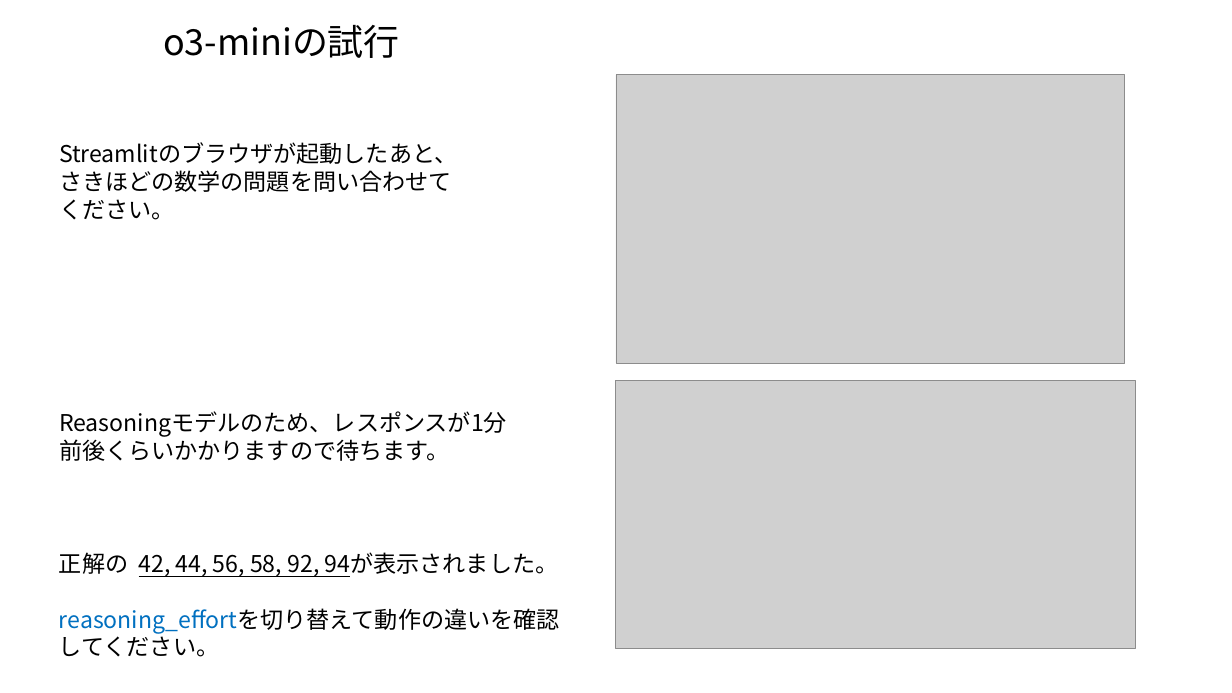
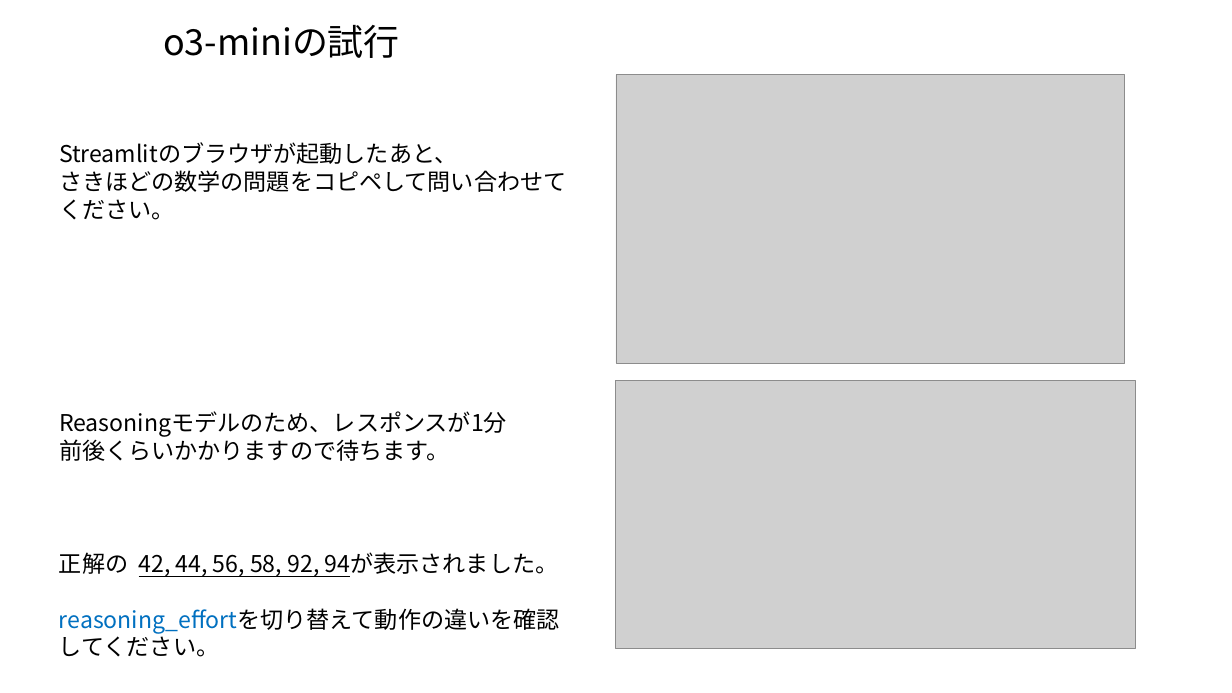
Before and after one commit to kiri0408/2506b, a slide deck: slide 4 of bt9.pptx. Drawn at 1232x693 pixels with LibreOffice and Linux fonts; fonts in the diff are those of the drawing; grey boxes stand for pictures. Boxes give left, top, right and bottom in pixels: in the first picture for what was removed or moved away, otherwise in the second. Text is boxed around its words. In the diff, an @@ line names an element or a change of style, - is before the commit and + after.

```diff
--- a/bt9.pptx
+++ b/bt9.pptx
@@ text at (59,170,566,220): text changed @@
-さきほどの数学の問題を問い合わせてください。
+さきほどの数学の問題をコピペして問い合わせてください。
```
Also in this commit, not shown: 1 other slide changed.
